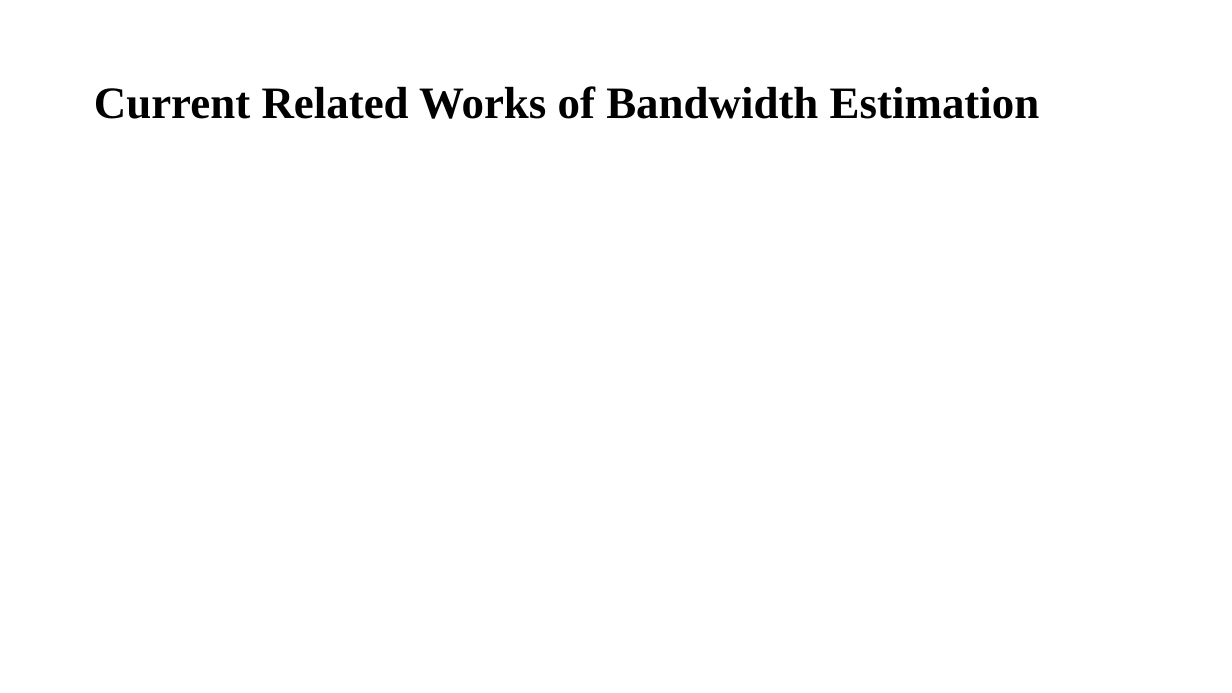
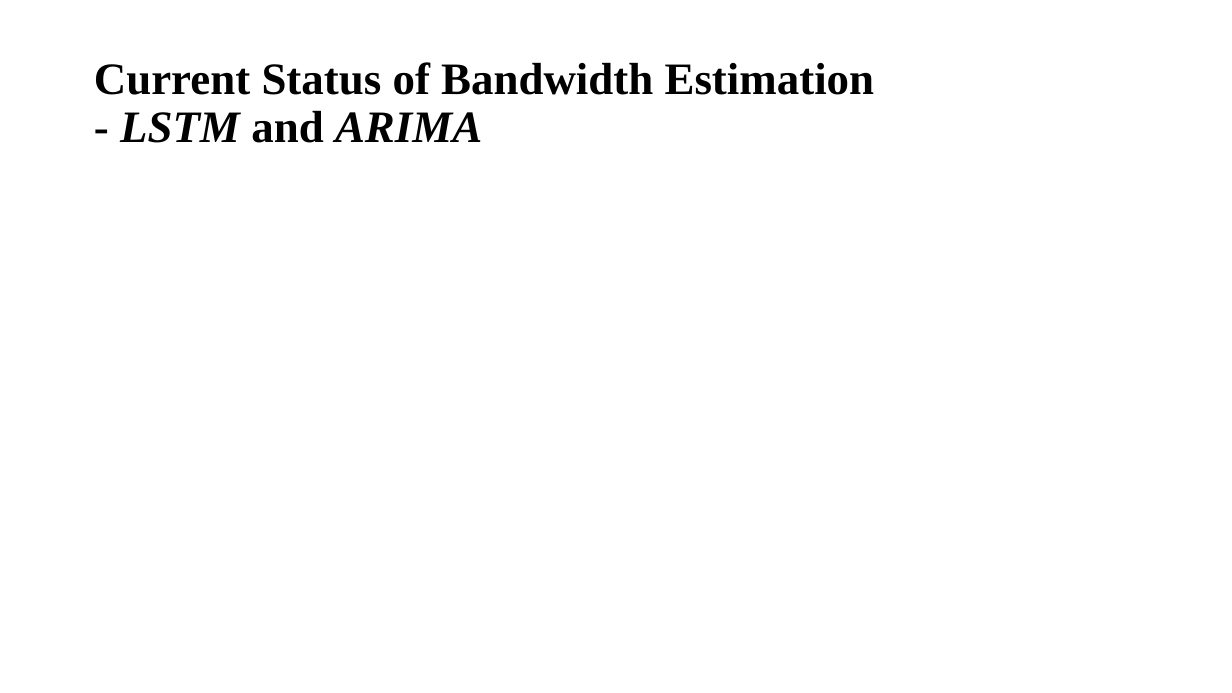
Before and after one commit to williamzheng0711/online-cdf-streaming, a slide deck: slide 5 of ESTR4999_Notes/ESTR4999_Presentation.pptx. Drawn at 1232x693 pixels with LibreOffice and Linux fonts; fonts in the diff are those of the drawing; grey boxes stand for pictures. Boxes give left, top, right and bottom in pixels: in the first picture for what was removed or moved away, otherwise in the second. Text is boxed around its words. In the diff, an @@ line names an element or a change of style, - is before the commit and + after.

```diff
--- a/ESTR4999_Notes/ESTR4999_Presentation.pptx
+++ b/ESTR4999_Notes/ESTR4999_Presentation.pptx
@@ title at [94, 62, 875, 143]: text changed @@
-Current Related Works of Bandwidth Estimation
+Current Status of Bandwidth Estimation
+- LSTM and ARIMA
```
Also in this commit, not shown: 5 other slides changed, 10 slides added, 2 slides removed, 4 other files.
